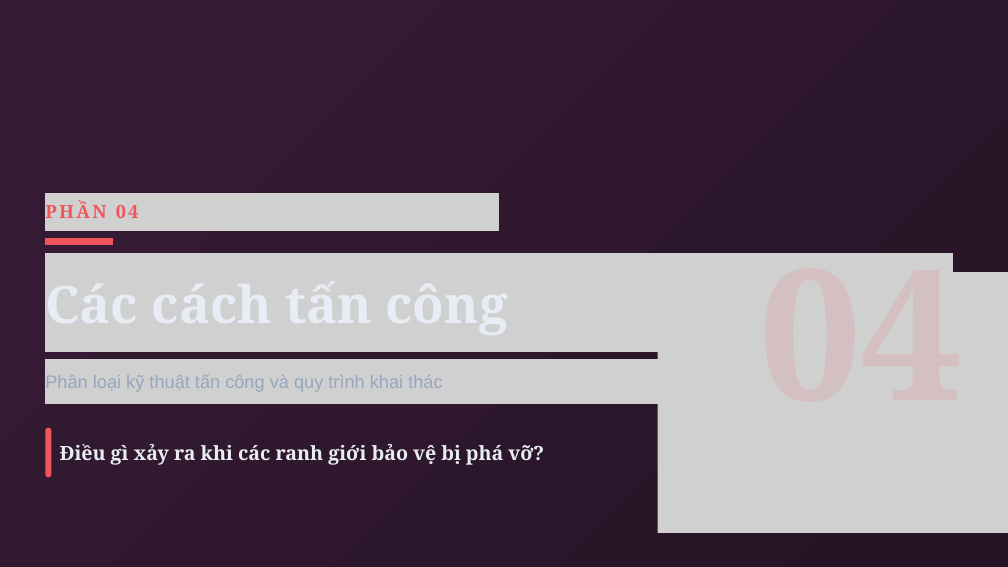
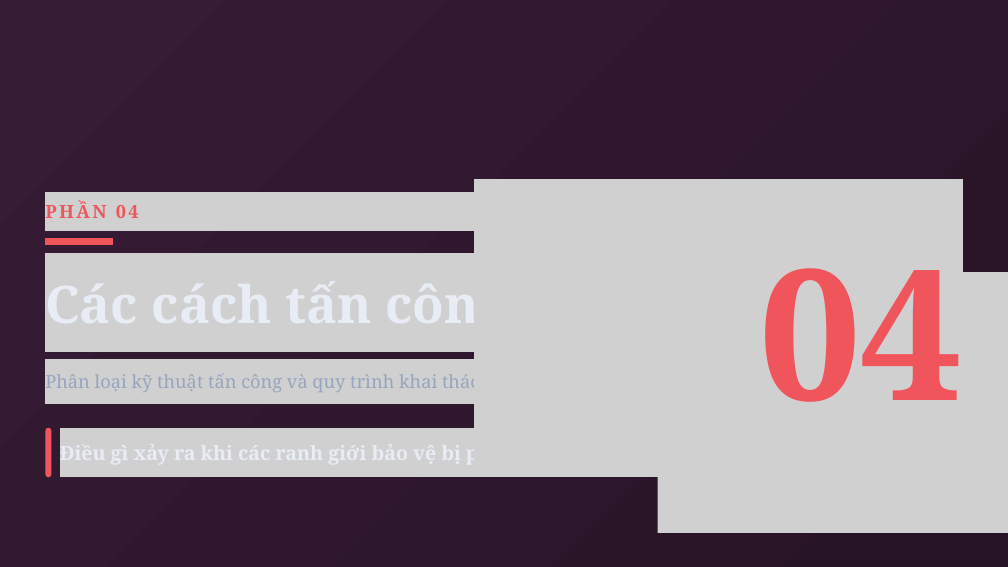
Before and after one commit to Luffyreals/EduFlaw-CSATTT, a slide deck: slide 14 of EduFlaw-OWASP2025.pptx. Drawn at 1008x567 pixels with LibreOffice and Linux fonts; fonts in the diff are those of the drawing; grey boxes stand for pictures. Boxes give left, top, right and bottom in pixels: in the first picture for what was removed or moved away, otherwise in the second. Text is boxed around its words. In the diff, an @@ line names an element or a change of style, - is before the commit and + after.

Commit message:
style(slides): update 86 text blocks in EduFlaw-OWASP2025.pptx to be concise and jargon-free

```diff
--- a/EduFlaw-OWASP2025.pptx
+++ b/EduFlaw-OWASP2025.pptx
@@ text "04" at (759,268,962,402): text colour #F0555B at 13% opacity to #F0555B; line spacing 1 to 312pt @@
@@ picture added at (474,179,963,477) @@
@@ picture added at (45,193,499,231) @@
@@ picture added at (45,254,953,351) @@
@@ text "Phân loại kỹ thuật tấn ..." at (45,373,479,392): font Arial to Noto Serif @@
@@ picture added at (45,359,839,405) @@
@@ picture added at (59,428,655,477) @@
@@ text removed at (60,444,544,465) @@
-Điều gì xảy ra khi các ranh giới bảo vệ bị phá vỡ?
```
Also in this commit, not shown: 19 other slides changed, 4 slides added, 4 slides removed.
